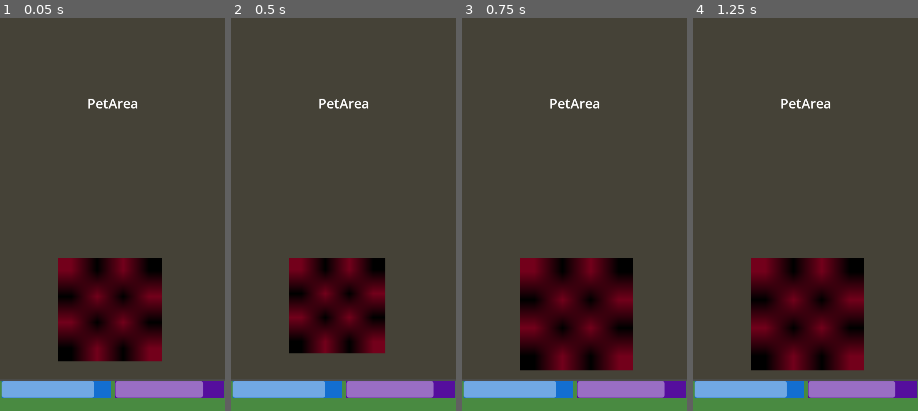
Above: before the commit, frames 1-4 (left to right).
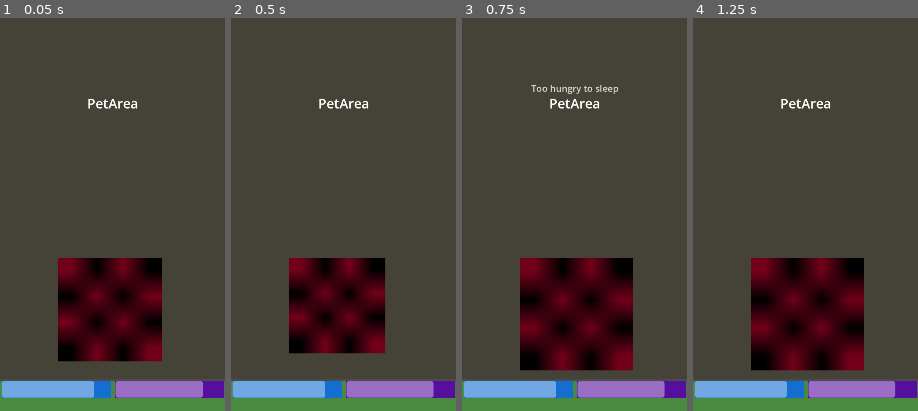
Above: after the commit, the same moments.

Repository: mboracingoz/Hatchi
Game: Godot game, scene res://Scenes/main.tscn
The game is run twice, just before and just after one commit, with the same random seed, the same clock (stepped at 60 frames per second) and the same inputs. This scene is started directly instead of the project's main scene.
Inputs:
- Up to frame 1 (0.05 s): no input
- Up to frame 2 (0.5 s): no input
- Up to frame 3 (0.75 s): click "Sleep" at 0.5 s
- Up to frame 4 (1.25 s): no input
The pictures show only the part of the screen within x 25-75%, y 29-79%; the shares and areas given below are measured in that part.

Frames 1-2 are identical in both runs. In frame 3, 0.3% of the frame differs, in the area x 30-70%, y 17-20%; in frame 4, nothing differs.

Commit message:
Improved sleep warning feedback with smoother float and slower fade animation

Diff:
--- a/Core/pet/PetStateController.gd
+++ b/Core/pet/PetStateController.gd
@@ -11,8 +11,8 @@
 @export var pet_area: Control
 @export var state_label: Label
 @export var sleep_label: Label
+@export var sleep_warning_label: Label
 @export var pet_visual: CanvasItem
-
 
 @export var feed_button: Button
 @export var cuddle_button: Button
@@ -29,7 +29,7 @@
 var sleep_label_center_position: Vector2
 var sleep_label_move_range := Vector2(35, 18)
 var rng := RandomNumberGenerator.new()
-
+var warning_tween: Tween
 
 
 var sleep_tween: Tween
@@ -195,7 +195,7 @@
 
 	# Cannot sleep if hunger is critical
 	if hunger <= CRITICAL_THRESHOLD:
-		print("Too hungry to sleep")
+		show_sleep_warning("Too hungry to sleep")
 		return
 
 	is_sleeping = true
@@ -386,3 +386,29 @@
 
 	action_tween.tween_property(pet_visual, "scale", Vector2(strength, strength), 0.12)
 	action_tween.tween_property(pet_visual, "scale", Vector2.ONE, 0.18)
+
+func show_sleep_warning(text: String) -> void:
+	if sleep_warning_label == null:
+		return
+
+	if warning_tween != null:
+		warning_tween.kill()
+
+	sleep_warning_label.text = text
+	sleep_warning_label.visible = true
+	sleep_warning_label.modulate.a = 1.0
+
+	var start_pos = Vector2(0, 221)
+	var end_pos = start_pos + Vector2(0, -25)
+
+	warning_tween = create_tween()
+	warning_tween.set_trans(Tween.TRANS_SINE)
+	warning_tween.set_ease(Tween.EASE_IN_OUT)
+
+	warning_tween.tween_property(sleep_warning_label, "position", end_pos, 1.0)
+	warning_tween.parallel().tween_property(sleep_warning_label, "modulate:a", 0.0, 0.6)
+
+	warning_tween.tween_callback(func():
+		sleep_warning_label.visible = false
+		sleep_warning_label.position = start_pos
+	)
--- a/Scenes/main.tscn
+++ b/Scenes/main.tscn
@@ -95,12 +95,13 @@
 horizontal_alignment = 1
 vertical_alignment = 1
 
-[node name="StateLabel" type="Label" parent="RootLayout/PetArea" unique_id=1440359365 node_paths=PackedStringArray("pet_area", "state_label", "sleep_label", "pet_visual", "feed_button", "cuddle_butt …(84 unchanged characters)…
+[node name="StateLabel" type="Label" parent="RootLayout/PetArea" unique_id=1440359365 node_paths=PackedStringArray("pet_area", "state_label", "sleep_label", "sleep_warning_label", "pet_visual", "feed_button", "cuddle_butt …(84 unchanged characters)…
 layout_mode = 2
 script = ExtResource("1_6bp64")
 pet_area = NodePath("..")
 state_label = NodePath(".")
 sleep_label = NodePath("../../../SleepLabel")
+sleep_warning_label = NodePath("../SleepWarningLabel")
 pet_visual = NodePath("../PetVisualLayer/PetVisual")
 feed_button = NodePath("../../ActionPanel/ActionsContainer/FeedButton")
 cuddle_button = NodePath("../../ActionPanel/ActionsContainer/CuddlePetButton")
@@ -120,6 +121,12 @@
 offset_bottom = 1282.0
 texture = SubResource("PlaceholderTexture2D_6bp64")
 
+[node name="SleepWarningLabel" type="Label" parent="RootLayout/PetArea" unique_id=1626317937]
+z_index = 1
+layout_mode = 2
+theme_override_font_sizes/font_size = 22
+horizontal_alignment = 1
+
 [node name="NeedPanel" type="PanelContainer" parent="RootLayout" unique_id=1679568641]
 custom_minimum_size = Vector2(0, 160)
 layout_mode = 2
